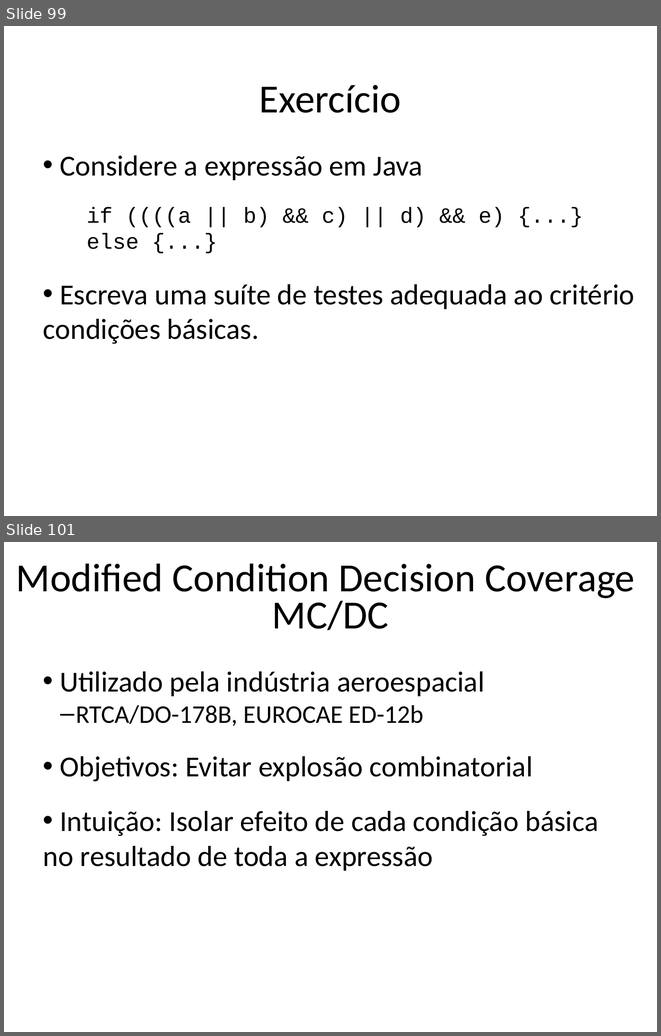
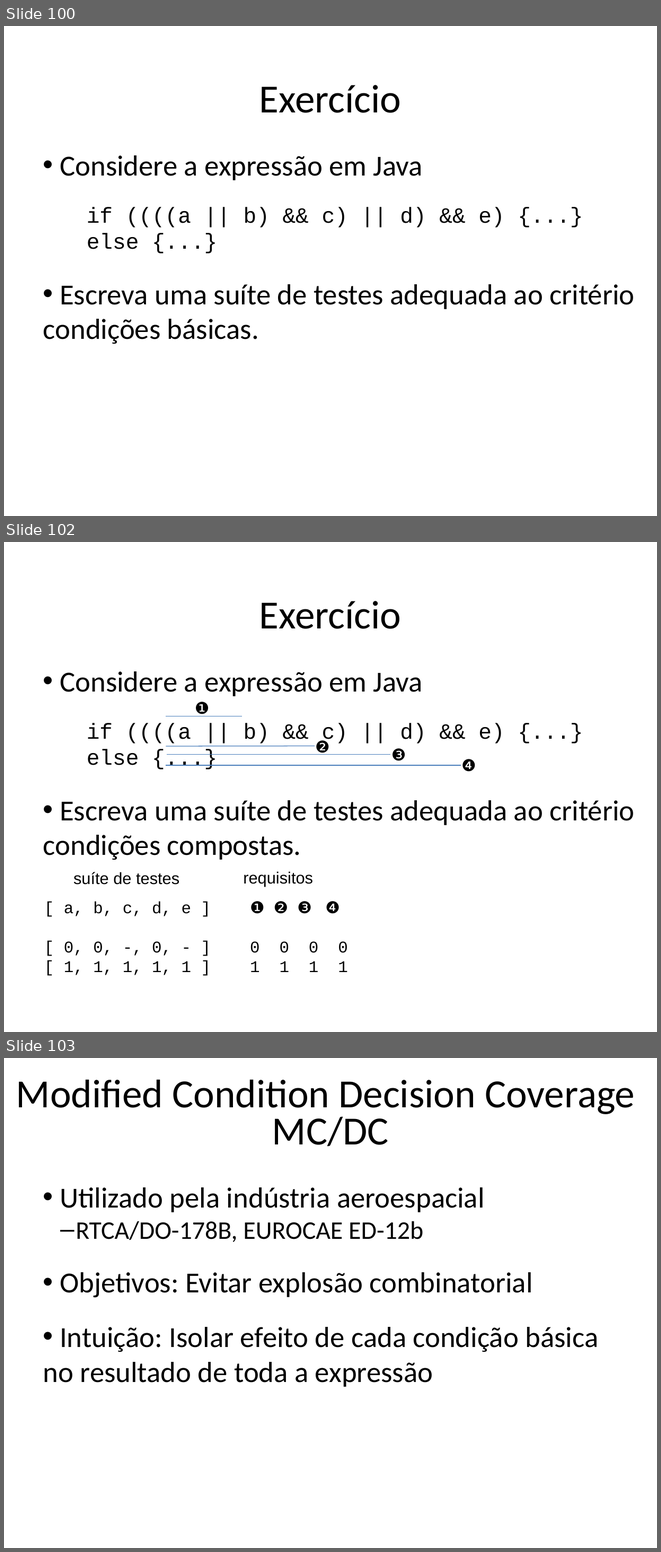
Before and after one commit to STAR-RG/testing-cin, a slide deck: slides.pptx. Shown one above the other, each under a label of ours: slides 99 and 101 before the commit, slides 100, 102 and 103 after it; the slides between them are not shown. The pictures are 661x1036 and 661x1552 pixels, drawn with LibreOffice and Linux fonts; fonts in the diff are those of the drawing. Boxes give left, top, right and bottom in pixels: in the first picture for what was removed or moved away, otherwise in the second. Text is boxed around its words. In the diff, an @@ line names an element or a change of style, - is before the commit and + after.

```diff
--- a/slides.pptx
+++ b/slides.pptx
@@ slide 102 added at (x1=4, y1=542, x2=657, y2=1032), background #FFFFFF @@
@@ text added at (x1=259, y1=601, x2=402, y2=629), 44 pt, text #000000 @@
+Exercício
@@ text added at (x1=43, y1=671, x2=634, y2=859), 32 pt, text #000000 @@
+• Considere a expressão em Java
+• Escreva uma suíte de testes adequada ao critério condições compostas.
@@ line added from (166, 716) to (242, 716), #4B7EBC 0.75 pt @@
@@ text added at (x1=195, y1=702, x2=210, y2=716), 18 pt, text #000000 @@
+❶
@@ text added at (x1=87, y1=723, x2=504, y2=765), 24 pt, text #000000 @@
+if ((((a || b) && c) || d) && e) {...}
+else {...}
@@ line added from (166, 746) to (315, 746), #4B7EBC 0.75 pt @@
@@ text added at (x1=315, y1=740, x2=330, y2=755), 18 pt, text #000000 @@
+❷
@@ text added at (x1=391, y1=748, x2=406, y2=761), 18 pt, text #000000 @@
+❸
@@ line added from (167, 754) to (390, 754), #4B7EBC 0.75 pt @@
@@ text added at (x1=461, y1=759, x2=476, y2=771), 18 pt, text #000000 @@
+❹
@@ line added from (165, 765) to (461, 765), #4B7EBC 0.75 pt @@
@@ text added at (x1=73, y1=872, x2=179, y2=884), 18 pt, text #000000 @@
+suíte de testes
@@ text added at (x1=243, y1=871, x2=313, y2=886), 18 pt, text #000000 @@
+requisitos
@@ text added at (x1=64, y1=901, x2=347, y2=975), 18 pt, text #000000 @@
+[ a, b, c, d, e ] ❶ ❷ ❸ ❹
+[ 0, 0, -, 0, - ] 0 0 0 0
+[ 1, 1, 1, 1, 1 ] 1 1 1 1
@@ what was slide 99 is now slide 100 @@
@@ what was slide 101 is now slide 103 @@
```
Also in this commit, not shown: 18 slides changed, 4 other slides added, 1 slide removed.
